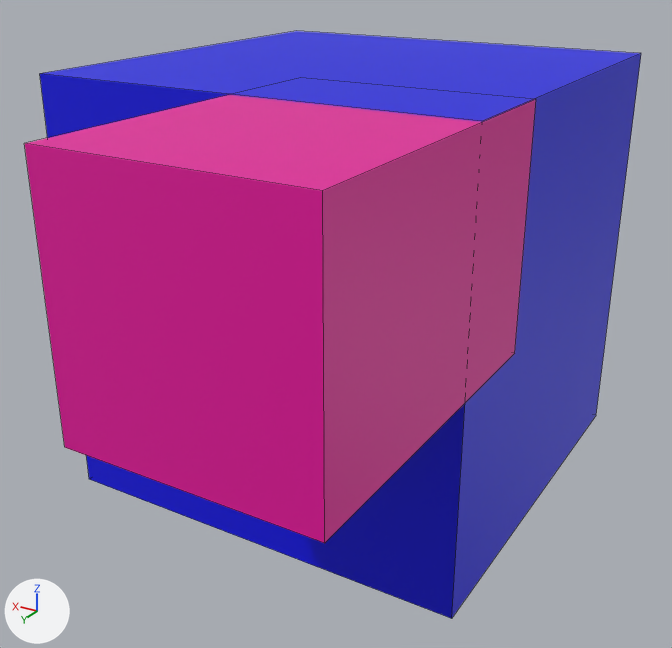
The FBX model Assets/TestTuiles/TuileTest2x2/TuileCarree00.fbx as it was, and as the next commit left it.
Both versions are drawn from a 50 mm lens placed at (-1.07, 1.894, 0.79), pointed at (-0.068, 0.222, -0.046). Arrows for +X, +Y and +Z are at lower left; the lights stay in place. Mesh edges are drawn as thin lines.

In view in the first picture: '0,0'.
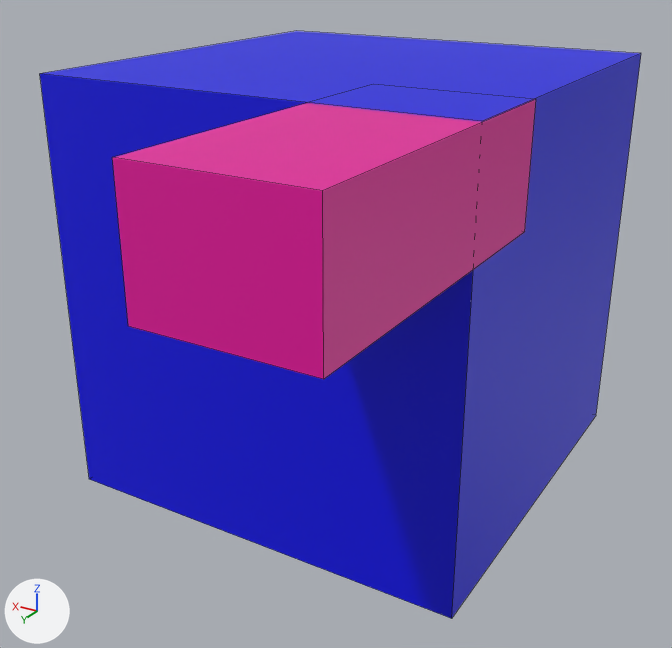
What the commit changed:
me_cube_005 has 16 vertices, 12 faces and spans x -0.503..0.5, y -0.5..0.978, z -0.5..0.5.
me_cube_005 is used by ob_0_0; location (0.0, 0.0, 0.0).
me_cube_005 part 1: the loose piece of 8 vertices spanning x -0.503..0.002, y 0.248..0.978, z -0.005..0.499 is scaled about its middle by (0.663, 1, 0.494), then moved by (-0.085, 0.0, 0.128).

Where the change shows, as pixel boxes [x1, y1, x2, y2] in the pictures (672 x 648 px; the box of a moved part takes in the faces that stretch with it):
'0,0', reshaped: before [25, 31, 641, 618]; after [40, 31, 641, 618]
part 1 of me_cube_005, moved or reshaped: before [25, 95, 529, 543]; after [112, 103, 529, 379]
